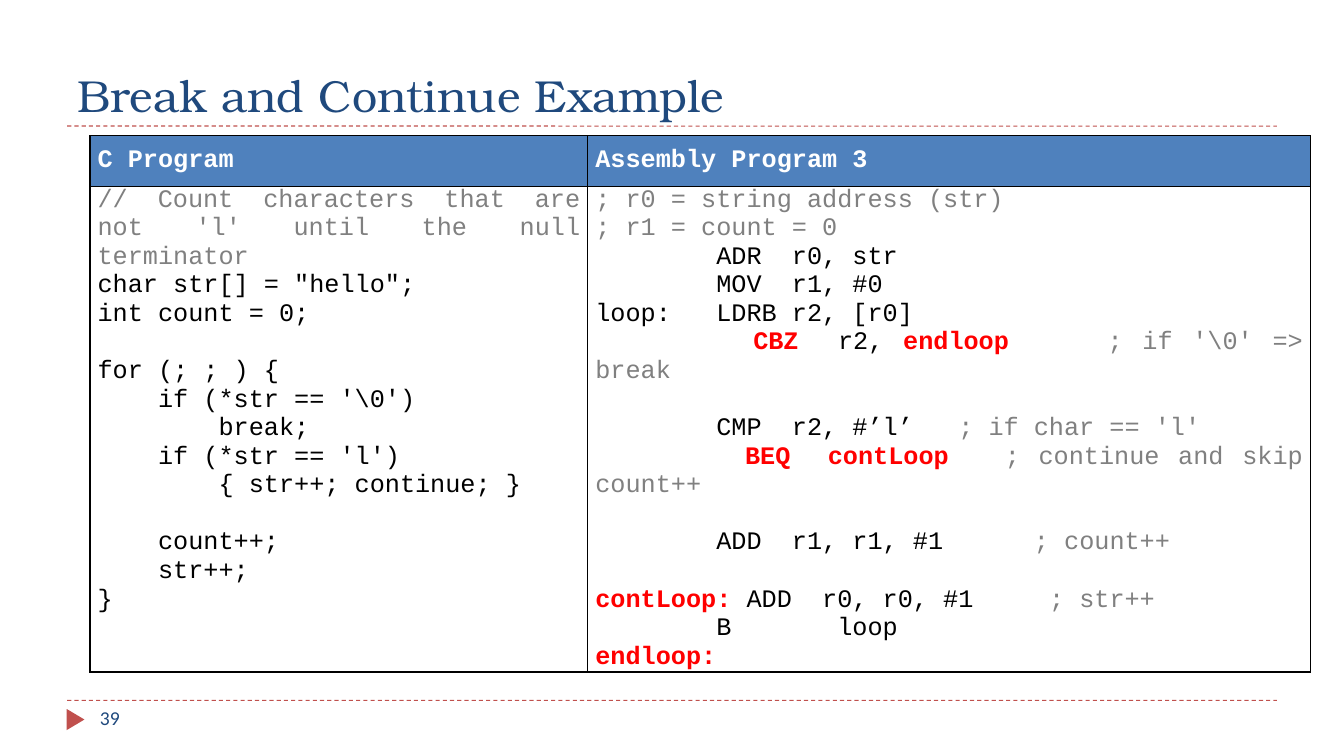
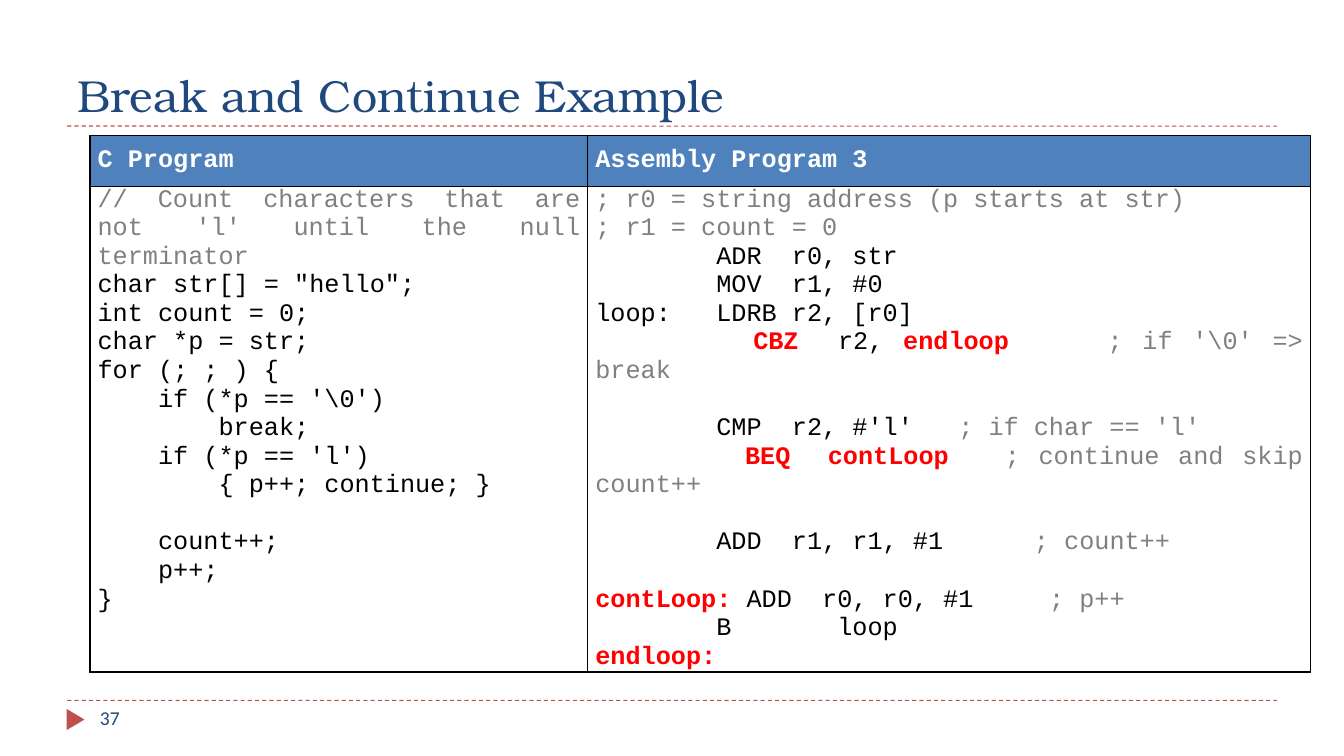
Before and after one commit to guhofstra/CSC111Fa26, a slide deck: slide 37 of PPTs/Ch6_ARM_Control_Flow.pptx (slide 39 before the commit). Drawn at 1344x756 pixels with LibreOffice and Linux fonts; fonts in the diff are those of the drawing. Boxes give left, top, right and bottom in pixels: in the first picture for what was removed or moved away, otherwise in the second. Text is boxed around its words. In the diff, an @@ line names an element or a change of style, - is before the commit and + after.

```diff
--- a/PPTs/Ch6_ARM_Control_Flow.pptx
+++ b/PPTs/Ch6_ARM_Control_Flow.pptx
@@ table at [90, 136, 1311, 676] @@
@@ row 2, column 1: "// Count characters that are not 'l' until the null terminator / char str[] = "hello"; / int count = 0; / for (; ; ) { / if (*str == '\0') / break; / if (*str == 'l') / { str++; continue; } / count++; / str++; / }" to "// Count characters that are not 'l' until the null terminator / char str[] = "hello"; / int count = 0; / char *p = str; / for (; ; ) { / if (*p == '\0') / break; / if (*p == 'l') / { p++; continue; } / count++; / p++; / }" @@
-row 2, column 2: ; r0 = string address (str) / ; r1 = count = 0 / ADR r0, str / MOV r1, #0 / loop: LDRB r2, [r0] / CBZ r2, endloop ; if '\0' => break / CMP r2, #’l’ ; if char == 'l' / BEQ contLoop ; continue and skip count++ / ADD r1, r1, #1 ; count++ / contLoop: ADD r0, r0, #1 ; str++ / B loop / endloop:
+row 2, column 2: ; r0 = string address (p starts at str) / ; r1 = count = 0 / ADR r0, str / MOV r1, #0 / loop: LDRB r2, [r0] / CBZ r2, endloop ; if '\0' => break / CMP r2, #'l' ; if char == 'l' / BEQ contLoop ; continue and skip count++ / ADD r1, r1, #1 ; count++ / contLoop: ADD r0, r0, #1 ; p++ / B loop / endloop:
@@ page number at [100, 712, 120, 725]: text changed @@
-39
+37
```
Also in this commit, not shown: 18 other slides changed, 2 slides removed, 3 other files.
